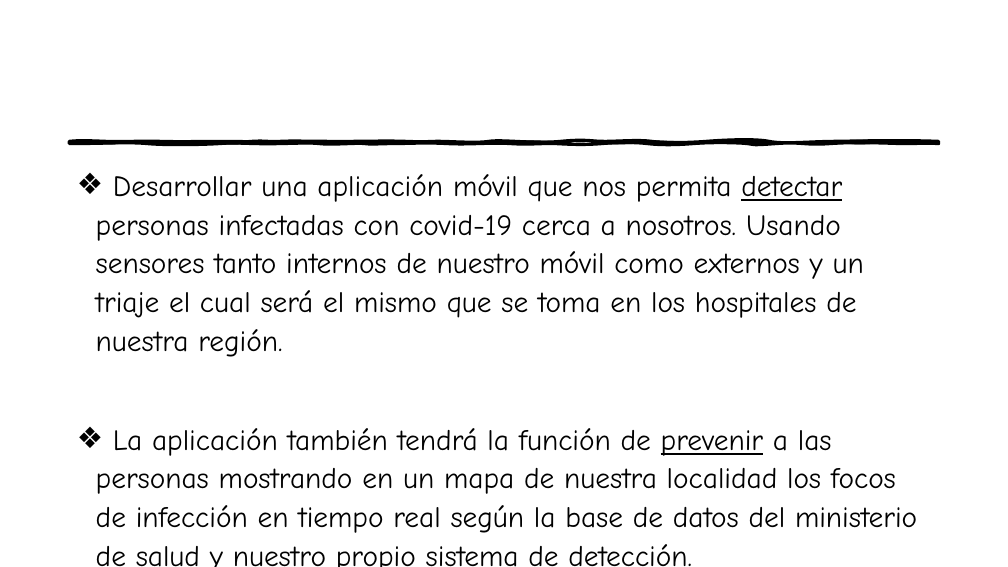
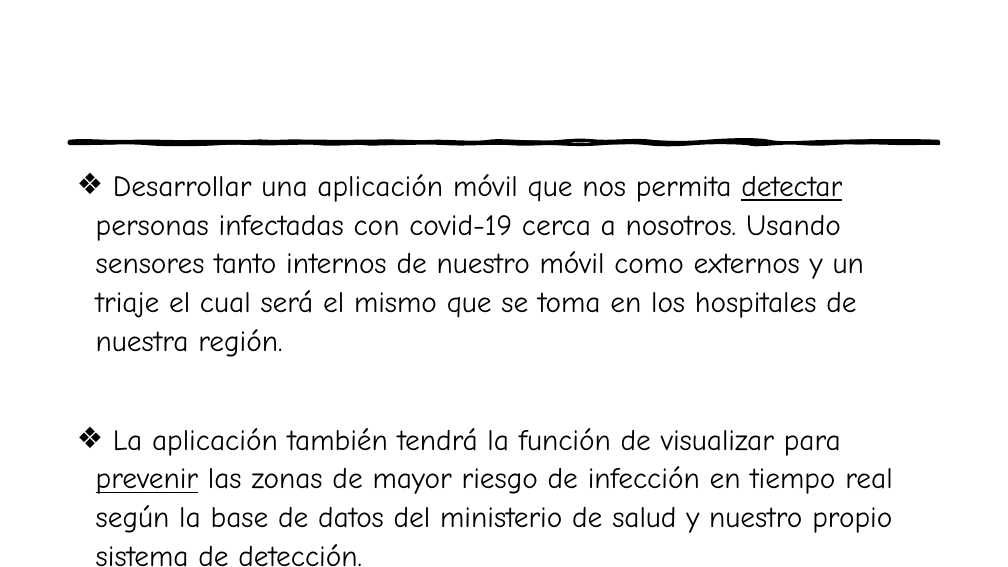
Before and after one commit to RobCarZeRe/PropuestaProyecto_Construccion_I, a slide deck: slide 5 of Propuesta de Proyecto.pptx. Drawn at 1008x567 pixels with LibreOffice and Linux fonts; fonts in the diff are those of the drawing. Boxes give left, top, right and bottom in pixels: in the first picture for what was removed or moved away, otherwise in the second. Text is boxed around its words. In the diff, an @@ line names an element or a change of style, - is before the commit and + after.

```diff
--- a/Propuesta de Proyecto.pptx
+++ b/Propuesta de Proyecto.pptx
@@ text at <box>96,428,892,567</box>: text changed @@
-❖ La aplicación también tendrá la función de prevenir a las personas mostrando en un mapa de nuestra localidad los focos de infección en tiempo real según la base de datos del ministerio de salud y nuestro propio sistema de detección.
+❖ La aplicación también tendrá la función de visualizar para prevenir las zonas de mayor riesgo de infección en tiempo real según la base de datos del ministerio de salud y nuestro propio sistema de detección.
```
Also in this commit, not shown: 1 other slide changed.
